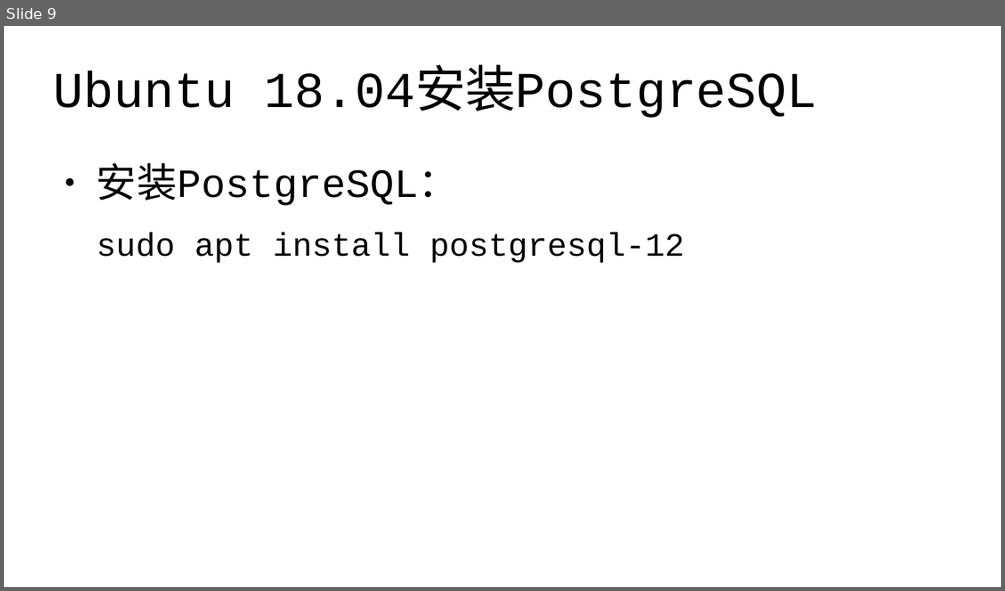
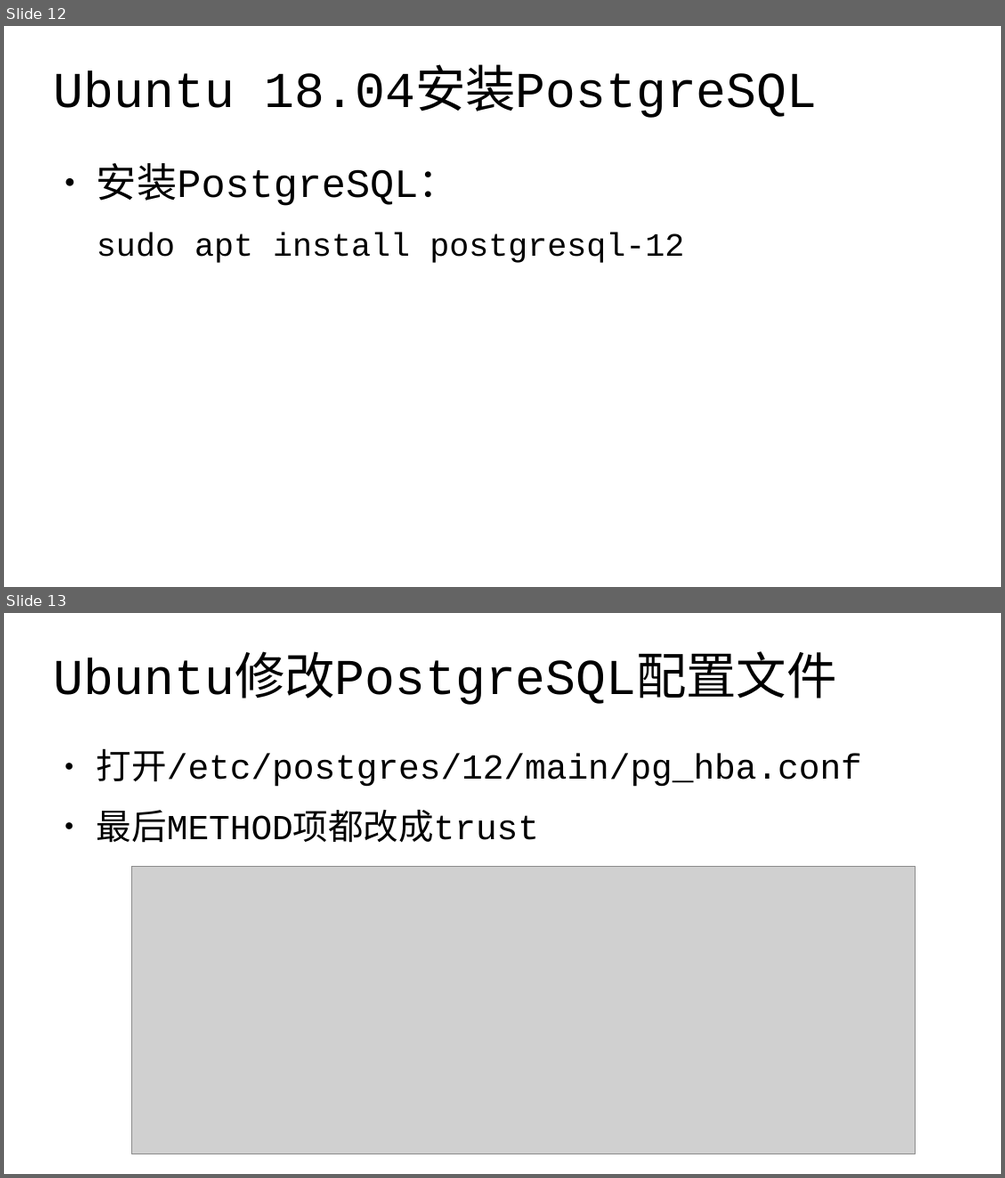
Before and after one commit to edu2act/course-wechat-and-miniprogram, a slide deck: materials/ch16/ch16_1-安装postgres数据库.odp. Shown one above the other, each under a label of ours: slide 9 before the commit, slides 12 and 13 after it. The pictures are 1005x591 and 1005x1178 pixels, drawn with LibreOffice and Linux fonts; fonts in the diff are those of the drawing; grey boxes stand for pictures. Boxes give left, top, right and bottom in pixels: in the first picture for what was removed or moved away, otherwise in the second. Text is boxed around its words. In the diff, an @@ line names an element or a change of style, - is before the commit and + after.

```diff
--- a/materials/ch16/ch16_1-安装postgres数据库.odp
+++ b/materials/ch16/ch16_1-安装postgres数据库.odp
@@ slide 13 added at [4,613,1001,1174], background #FFFFFF @@
@@ title added at [54,657,837,705], 40 pt, text #000000 @@
+Ubuntu修改PostgreSQL配置文件
@@ text added at [97,748,862,843], 28 pt, text #000000 @@
+● 打开/etc/postgres/12/main/pg_hba.conf
+● 最后METHOD项都改成trust
@@ picture added at [132,867,915,1154] @@
@@ what was slide 9 is now slide 12 @@
```
Also in this commit, not shown: 4 slides changed, 3 other slides added, 5 other files.
